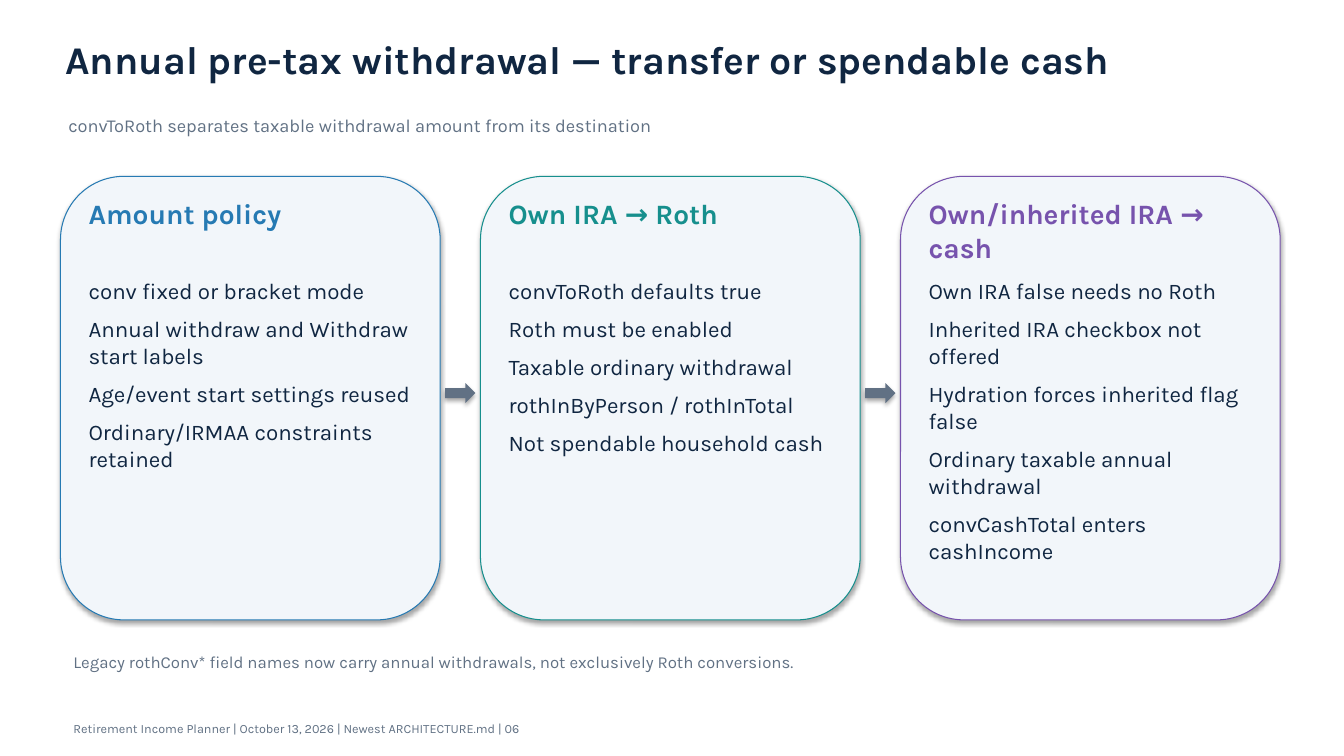
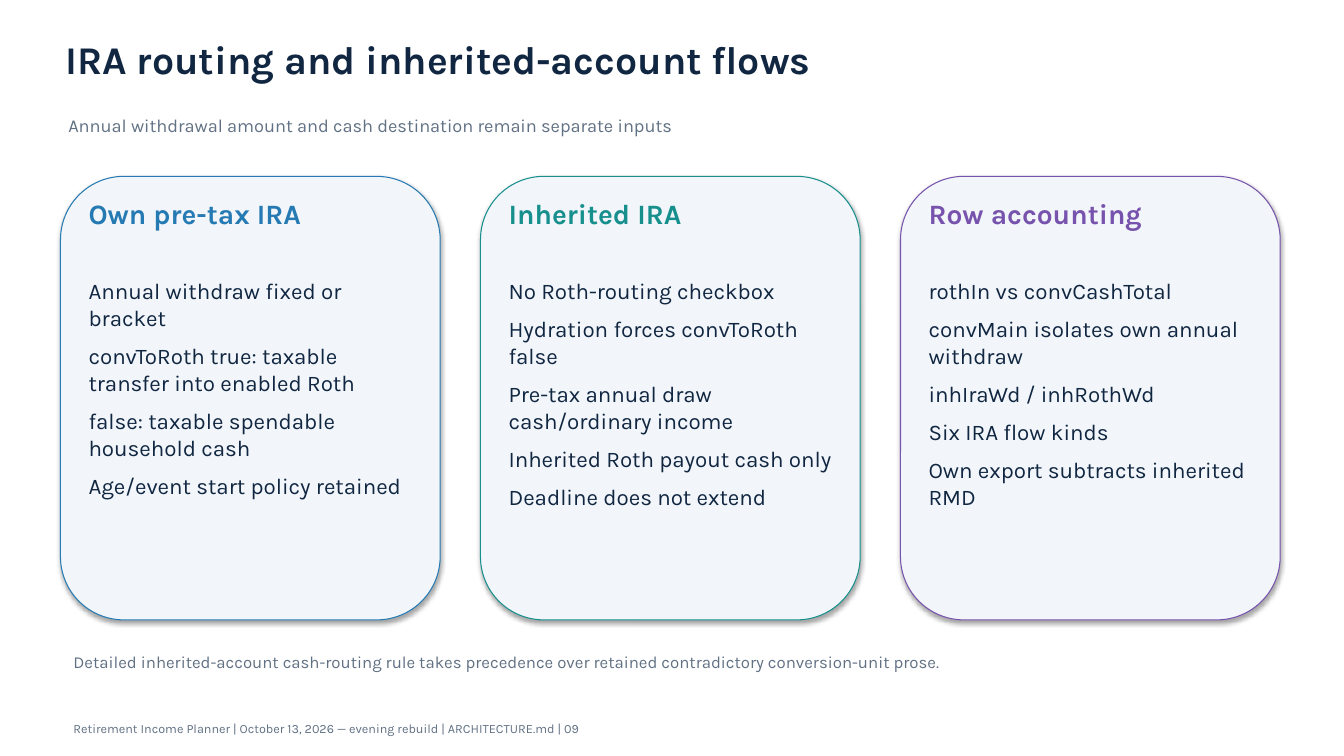
Before and after one commit to howardc64/retirefin, a slide deck: slide 9 of docs/retirement_income_planner_architecture.pptx (slide 6 before the commit). Drawn at 1344x756 pixels with LibreOffice and Linux fonts; fonts in the diff are those of the drawing. Boxes give left, top, right and bottom in pixels: in the first picture for what was removed or moved away, otherwise in the second. Text is boxed around its words. In the diff, an @@ line names an element or a change of style, - is before the commit and + after.

```diff
--- a/docs/retirement_income_planner_architecture.pptx
+++ b/docs/retirement_income_planner_architecture.pptx
@@ text at bbox=[65, 46, 811, 84]: text changed @@
-Annual pre-tax withdrawal — transfer or spendable cash
+IRA routing and inherited-account flows
@@ text at bbox=[68, 119, 672, 137]: text changed @@
-convToRoth separates taxable withdrawal amount from its destination
+Annual withdrawal amount and cash destination remain separate inputs
@@ text at bbox=[89, 205, 301, 231]: text changed @@
-Amount policy
+Own pre-tax IRA
@@ text at bbox=[509, 204, 681, 225]: text changed @@
-Own IRA → Roth
+Inherited IRA
@@ text at bbox=[929, 204, 1142, 231]: text changed @@
-Own/inherited IRA → cash
+Row accounting
@@ text at bbox=[89, 283, 401, 500]: text changed @@
-conv fixed or bracket mode
-Annual withdraw and Withdraw start labels
-Age/event start settings reused
-Ordinary/IRMAA constraints retained
+Annual withdraw fixed or bracket
+convToRoth true: taxable transfer into enabled Roth
+false: taxable spendable household cash
+Age/event start policy retained
@@ text at bbox=[509, 283, 831, 506]: text changed @@
-convToRoth defaults true
-Roth must be enabled
-Taxable ordinary withdrawal
-rothInByPerson / rothInTotal
-Not spendable household cash
+No Roth-routing checkbox
+Hydration forces convToRoth false
+Pre-tax annual draw cash/ordinary income
+Inherited Roth payout cash only
+Deadline does not extend
@@ text at bbox=[929, 283, 1245, 505]: text changed @@
-Own IRA false needs no Roth
-Inherited IRA checkbox not offered
-Hydration forces inherited flag false
-Ordinary taxable annual withdrawal
-convCashTotal enters cashIncome
+rothIn vs convCashTotal
+convMain isolates own annual withdraw
+inhIraWd / inhRothWd
+Six IRA flow kinds
+Own export subtracts inherited RMD
@@ right arrow removed at bbox=[446, 383, 476, 403] @@
@@ right arrow removed at bbox=[865, 383, 895, 403] @@
@@ text at bbox=[73, 656, 939, 672]: text changed @@
-Legacy rothConv* field names now carry annual withdrawals, not exclusively Roth conversions.
+Detailed inherited-account cash-routing rule takes precedence over retained contradictory conversion-unit prose.
@@ text at bbox=[73, 724, 579, 736]: text changed @@
-Retirement Income Planner | October 13, 2026 | Newest ARCHITECTURE.md | 06
+Retirement Income Planner | October 13, 2026 — evening rebuild | ARCHITECTURE.md | 09
```
Also in this commit, not shown: 7 other slides changed, 7 slides added, 9 slides removed, 10 other files.
